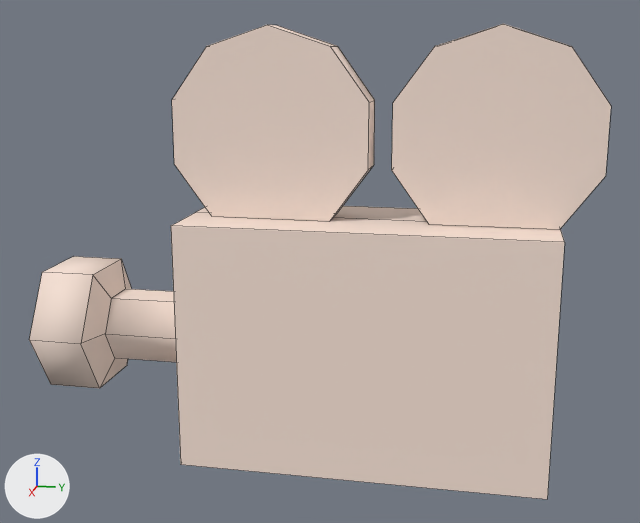
Before and after pictures for a commit that changed the Blender file modelsrc/editor/sky_camera/sky_camera.blend.
Camera for both pictures: a 50 mm lens placed at (27.6, 3.89, 9.44), pointed at (0.05, -1.62, 2.55). Every picture has the same lights, and +X, +Y and +Z are marked at lower left. Mesh edges are drawn as thin lines.

The older version as bpy lines, for what is in view:
```python
me_camera_reference = bpy.data.meshes.new('camera_reference')
me_camera_reference.from_pydata(...)  # 71 vertices, 47 faces; spans x -2.3..2.3, y -10.9..7.0, z -4.0..10.0
me_camera_reference.materials.append(mat_camera_sheet)  # white #f8e4d7
ob_camera_reference = bpy.data.objects.new('camera_reference', me_camera_reference)
ob_camera_reference.location = (0.0, 0.0, 0.0)
```
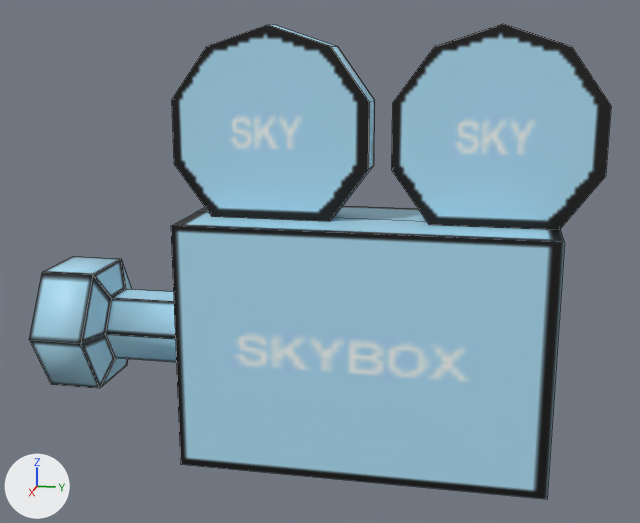
Pixel boxes (x1, y1, x2, y2) of what changed, in the pictures (640 x 523 px):
part 1 of me_camera_reference, surface changed (white to blue)
    both: (171, 213, 564, 242)
part 2 of me_camera_reference, recoloured (grey to blue)
    both: (29, 24, 611, 499)

Patch to the scene script:
```diff
--- a/modelsrc/editor/sky_camera/sky_camera.blend.py
+++ b/modelsrc/editor/sky_camera/sky_camera.blend.py
@@ img_sky_camera_png @@
+img_sky_camera_png = load_image('sky_camera.png', 'sky_camera.tga', 128, 128, 'sRGB')
@@ mat_sky_camera @@
+mat_sky_camera = principled_material('sky_camera')
+mat_sky_camera.texture = img_sky_camera_png
@@ me_camera_reference @@
 # used by ob_camera_reference; location = (0.0, 0.0, 0.0)
-me_camera_reference.from_pydata(...)  # 71 vertices, 47 faces; spans x -2.3..2.3, y -10.9..7.0, z -4.0..10.0
+me_camera_reference.from_pydata(...)  # 72 vertices, 49 faces; spans x -2.3..2.3, y -10.9..7.0, z -4.0..10.0
+# me_camera_reference part 1: 3 kept faces spanning x -2.2..2.2, y -5.9..5.9, z -4.0..4.0 get new texture (UV) coordinates
+# me_camera_reference part 2: 45 faces spanning x -2.3..2.3, y -10.9..7.0, z -4.0..10.0 switch from mat_camera_sheet (white #f8e4d7) to mat_sky_camera (picture img_sky_camera_png)
```
